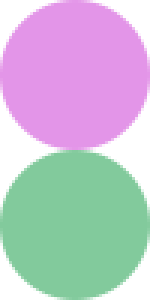
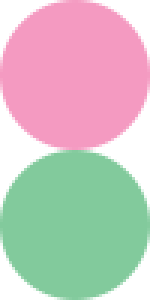
Comparing the layer stacks of the two w=150, h=300 images. Changes:
painted on "Ellipse 1 copy 2" (1st of 2, in "player") over (0, 0, 150, 150)
